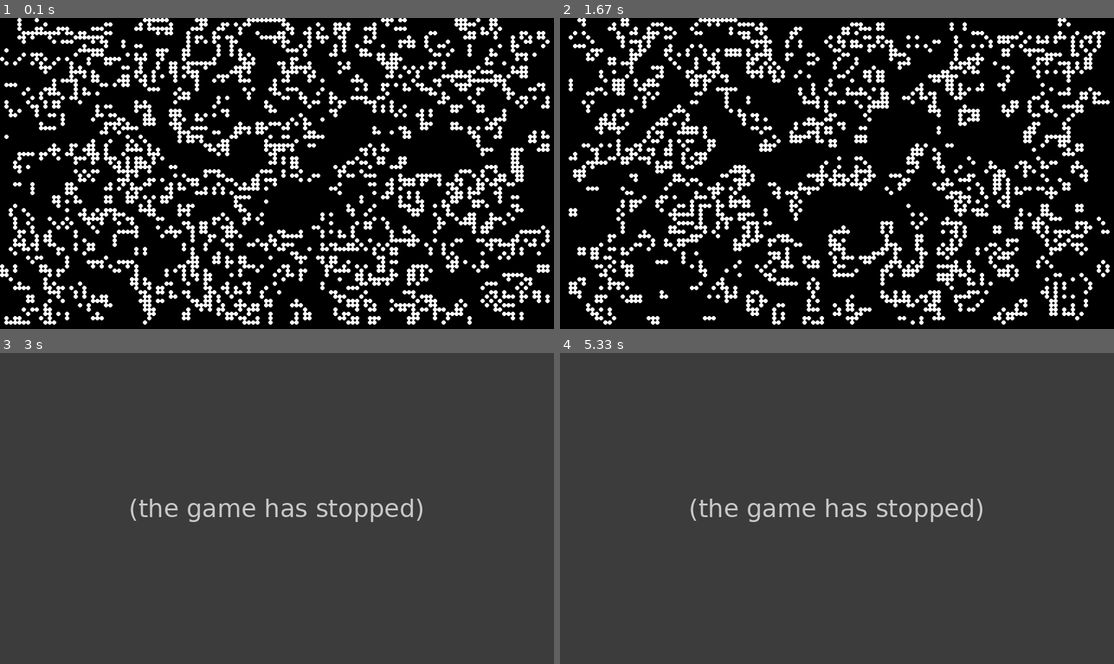
Above: before the commit, frames 1-4 (two rows, left to right).
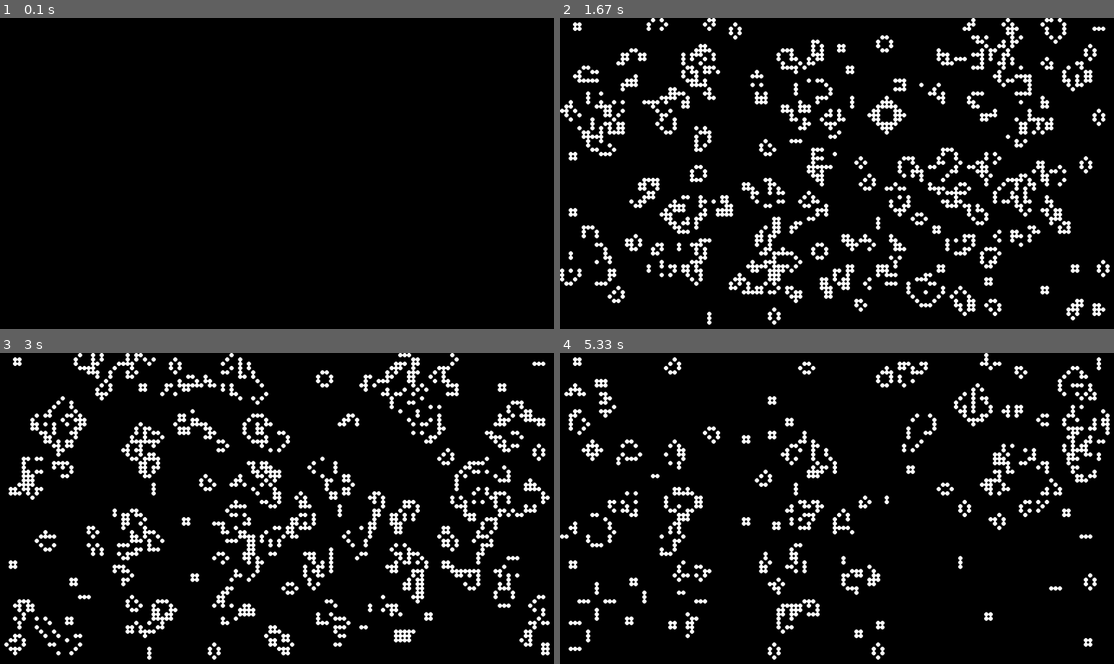
Above: after the commit, the same moments.

Repository: OB97/Pygame_Automata
Game: pygame game, started from Conway/ConwayGoL.py
Two runs of this game, one before a commit and one after it. Both use one fixed random seed, a clock stepped at 60 frames per second and the inputs below.
Inputs (mouse positions are in pixels of both pictures, inside the frame that each line leads up to):
- Up to frame 1 (0.1 s): no input
- Up to frame 2 (1.67 s): tap S at 0.33 s; tap Enter at 0.67 s
- Up to frame 3 (3 s): click (249, 589) at 2.57 s; click (260, 455) at 2.9 s
- Up to frame 4 (5.33 s): click (759, 443) at 3.23 s; click (981, 480) at 3.57 s; click (1008, 502) at 3.9 s; click (953, 452) at 4.23 s; click (676, 449) at 4.57 s; click (859, 496) at 4.9 s; click (676, 489) at 5.23 s

The runs differ from the first frame. In frame 1, 23% of the frame differs, in the area x 0-100%, y 0-99%; in frame 2, 26%; in frame 3, 99%; in frame 4, 99%, in the area x 0-100%, y 0-100%.
Error before the commit: IndexError: list index out of range (GameBoard.py line 127); the game stopped at 2.55 s (later frames are placeholders)

Commit message:
Updated main and gameboard, major changes

Diff:
--- a/Conway/ConwayGoL.py
+++ b/Conway/ConwayGoL.py
@@ -6,9 +6,11 @@
 
 # Main Function
 def run(game):
+
     pygame.init()
     pygame.display.set_caption("Game of Life - Created by ")
     pygame.display.flip()
+
     while True:
 
         if game.game_over:
@@ -19,11 +21,13 @@
         if game.paused:
             continue
 
-        game.update_generation()
+        game.update_generation()  # game.update_cells()? (for generalization)
         game.draw_grid()
         game.FPSCLOCK.tick(20)
 
 
+# This will eventually be something like "g = GameBoard.GameBoard(Automaton)"?
+# Automaton as a class or interface? What should it be? Should the GameBoard be a class?
 if __name__ == '__main__':
     g = GameBoard.GameBoard()
     run(g)
--- a/Objects/GameBoard.py
+++ b/Objects/GameBoard.py
@@ -3,18 +3,18 @@
 import random
 import sys
 
-# GameBoard Object: stores the board state, with each cell in its grid either empty or containing an automaton
-###
+# GameBoard Object
 
 grid_size = width, height = 1280, 720
 cell_size = 10
 color_dead = 0, 0, 0
 color_alive = 255, 255, 255
-fps_max = 20
+fps_max = 60
 
 
 class GameBoard(object):
 
+    # initialize board
     def __init__(self):
 
         self.FPSCLOCK = pygame.time.Clock()
@@ -27,11 +27,13 @@
         self.num_rows = int(height / cell_size)
         self.grids = []
         self.init_grids()
-        self.set_grid()
-        self.paused = False
+        self.set_random_grid()
+        self.paused = True
         self.game_over = False
 
+    # initialize grid
     def init_grids(self):
+        # sub-function
         def create_grid():
             rows = []
             for row_num in range(self.num_rows):
@@ -43,7 +45,7 @@
         self.grids.append(create_grid())
         self.active_grid = 0
 
-    def set_grid(self, value=None, grid=0):
+    def set_random_grid(self, value=None, grid=0):
         for r in range(self.num_rows):
             for c in range(self.num_cols):
                 if value is None:
@@ -53,24 +55,28 @@
                 self.grids[grid][r][c] = cell_value
 
     def draw_grid(self):
+        # reset grid
         self.clear_screen()
-        for c in range(self.num_cols):
-            for r in range(self.num_rows):
-                if self.grids[self.active_grid][r][c] == 1:
+        # iterate over columns
+        for col in range(self.num_cols):
+            # iterate over rows
+            for row in range(self.num_rows):
+                # if cell is alive
+                if self.grids[self.active_grid][row][col] == 1:
                     color = color_alive
                 else:
                     color = color_dead
 
-                posn = (int(c * cell_size + cell_size / 2),
-                        int(r * cell_size + cell_size / 2))
+                posn = (int(col * cell_size + cell_size / 2),
+                        int(row * cell_size + cell_size / 2))
                 pygame.draw.circle(self.screen, color, posn, int(cell_size / 2), 0)
         pygame.display.flip()
 
     def clear_screen(self):
         self.screen.fill(color_dead)
 
-    def get_cell(self, r, c):
-        return self.grids[self.active_grid][r][c]
+    def get_cell(self, row, col):
+        return self.grids[self.active_grid][row][col]
 
     def check_cell_neighbors(self, row_index, col_index):
         num_alive_neighbors = 0
@@ -102,7 +108,7 @@
         return self.grids[self.active_grid][row_index][col_index]
 
     def update_generation(self):
-        self.set_grid(0, self.inactive_grid())
+        self.set_random_grid(0, self.inactive_grid())
         for r in range(self.num_rows - 1):
             for c in range(self.num_cols - 1):
                 next_gen_state = self.check_cell_neighbors(r, c)
@@ -145,15 +151,14 @@
                     else:
                         self.paused = True
                         print("paused")
-                # Randomize the grid
                 elif event.unicode == 'r':
                     print("randomizing the grid")
                     self.active_grid = 0
-                    self.set_grid(None, self.active_grid)  # randomizing
-                    self.set_grid(0, self.inactive_grid())  # set to 0.
-                    self.draw_grid()  # Even if it is paused.
+                    self.set_random_grid(None, self.active_grid)
+                    self.set_random_grid(0, self.inactive_grid())
+                    self.draw_grid()
                 # Quit
-                elif event.unicode == 'q':  # If I press q, game_over becomes TRUE, which returns/ends in the def run().
+                elif event.unicode == 'q':
                     print("Quitting the grid")
                     self.game_over = True
 
